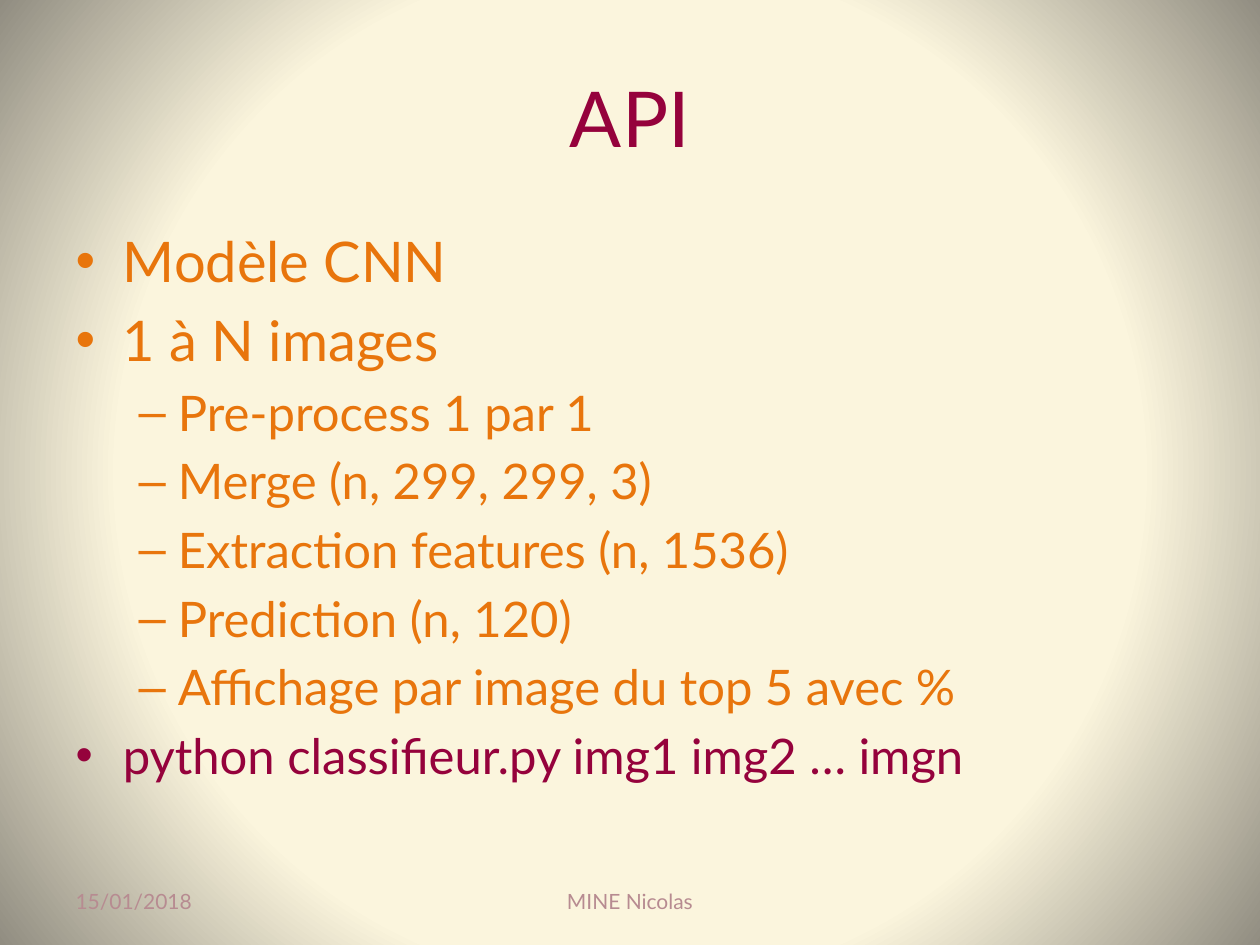
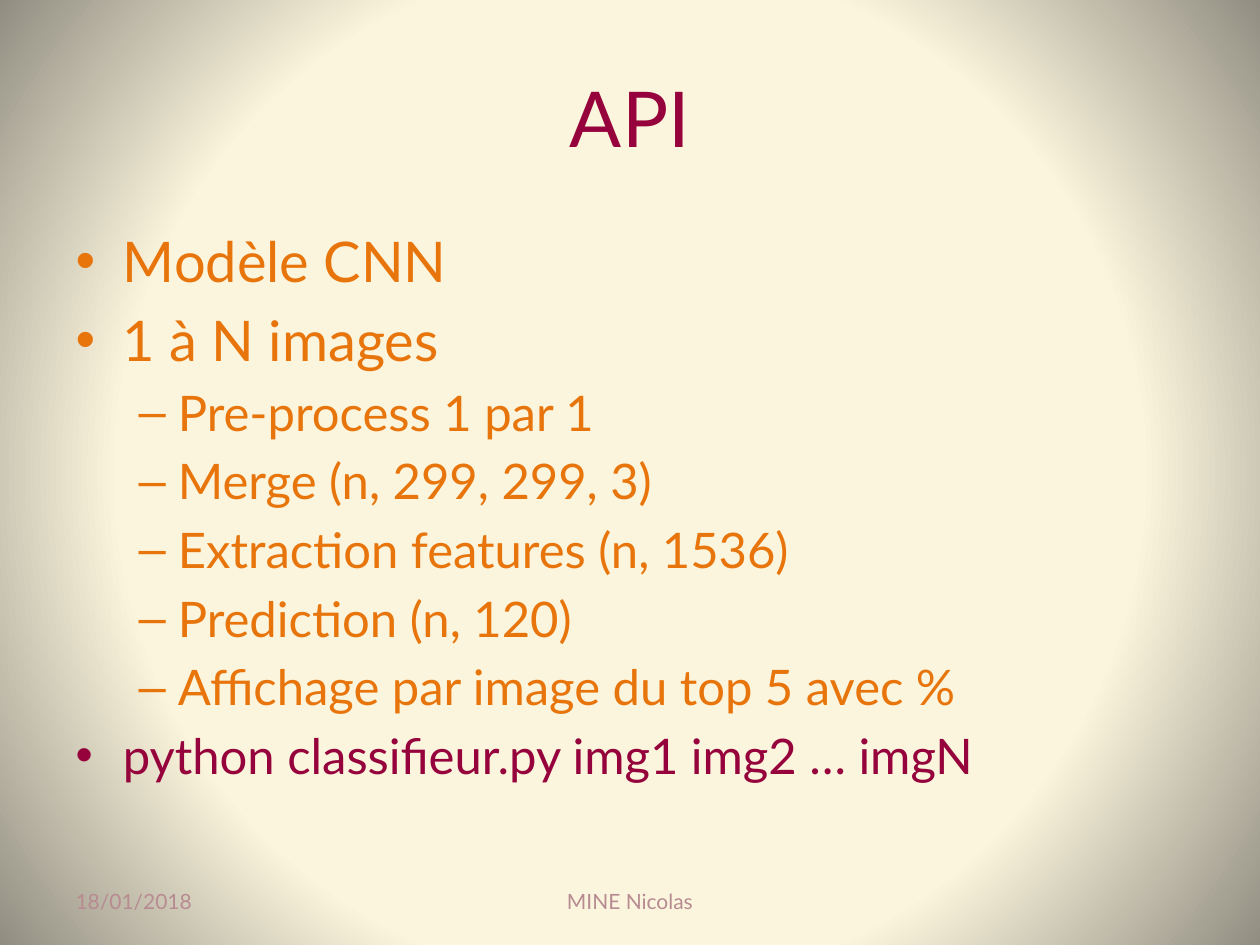
Before and after one commit to Coni63/OC_DS, a slide deck: slide 25 of P7/Presentation_p7.pptx (slide 23 before the commit). Drawn at 1260x945 pixels with LibreOffice and Linux fonts; fonts in the diff are those of the drawing. Boxes give left, top, right and bottom in pixels: in the first picture for what was removed or moved away, otherwise in the second. Text is boxed around its words. In the diff, an @@ line names an element or a change of style, - is before the commit and + after.

```diff
--- a/P7/Presentation_p7.pptx
+++ b/P7/Presentation_p7.pptx
@@ text at box(123, 738, 973, 783): text changed @@
-• python classifieur.py img1 img2 … imgn
+• python classifieur.py img1 img2 … imgN
@@ text at box(76, 894, 192, 909): text changed @@
-15/01/2018
+18/01/2018
```
Also in this commit, not shown: 29 other slides changed, 2 slides added, 6 other files.
